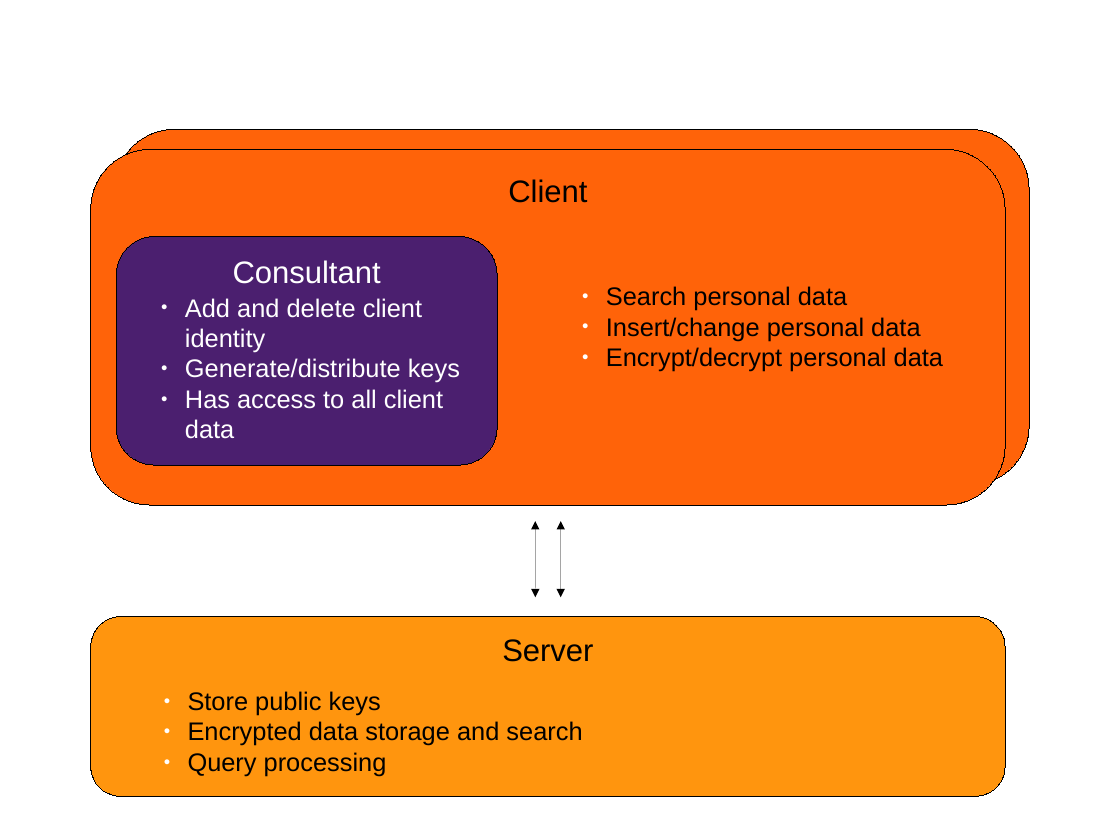
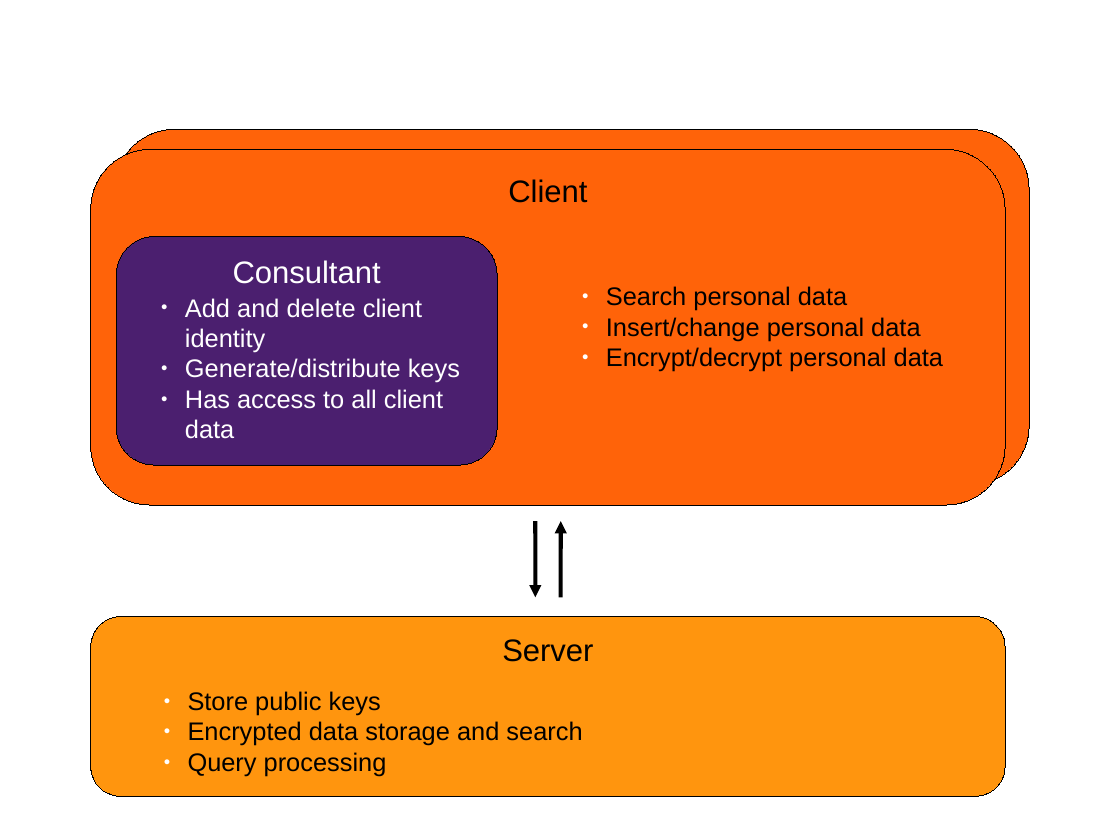
Before and after one commit to Sakartu/SDM-SiED, a slide deck: slide 5 of presentation/presentation2.odp. Drawn at 1120x840 pixels with LibreOffice and Linux fonts; fonts in the diff are those of the drawing; background and template pictures are left out. Boxes give left, top, right and bottom in pixels: in the first picture for what was removed or moved away, otherwise in the second. Text is boxed around its words. In the diff, an @@ line names an element or a change of style, - is before the commit and + after.

```diff
--- a/presentation/presentation2.odp
+++ b/presentation/presentation2.odp
@@ double arrow (536, 521) - (536, 598): double arrow to arrow; stroke #000000 0 pt to #000000 2.89 pt @@
@@ double arrow (561, 598) - (561, 521): double arrow to arrow; stroke #000000 0 pt to #000000 2.89 pt @@
```
Also in this commit, not shown: 6 other slides changed, 1 other file.
